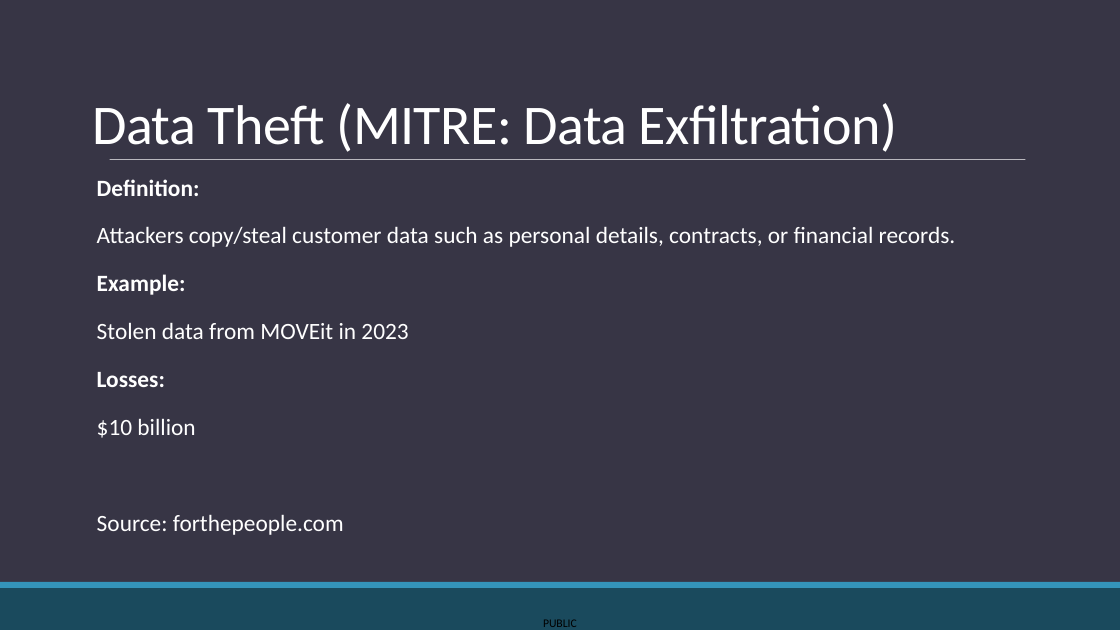
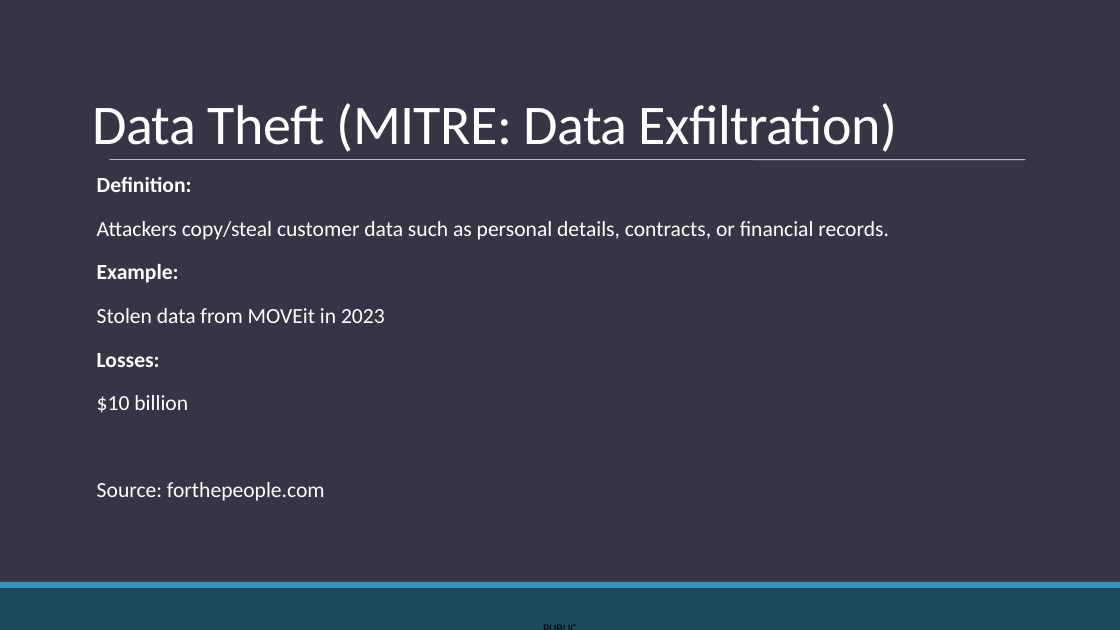
Before and after one commit to KozA777/cyber_project, a slide deck: slide 13 of FINAL_PRESENTATION.pptx (slide 15 before the commit). Drawn at 1120x630 pixels with LibreOffice and Linux fonts; fonts in the diff are those of the drawing. Boxes give left, top, right and bottom in pixels: in the first picture for what was removed or moved away, otherwise in the second. Text is boxed around its words. In the diff, an @@ line names an element or a change of style, - is before the commit and + after.

```diff
--- a/FINAL_PRESENTATION.pptx
+++ b/FINAL_PRESENTATION.pptx
@@ text "Definition:" at (97, 177, 889, 501): size 20 to 18.5 pt; line spacing 0.8 to 0.7; indent changed @@
@@ text "PUBLIC" rewrapped from (543, 619, 577, 627) to (531, 616, 590, 630) @@
```
Also in this commit, not shown: 13 other slides changed, 2 slides removed.
